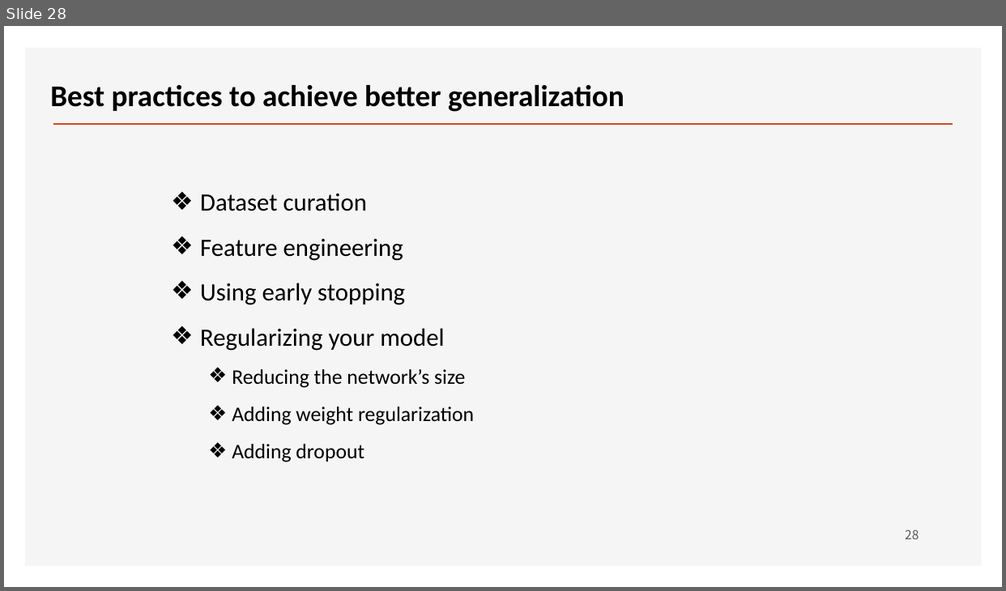
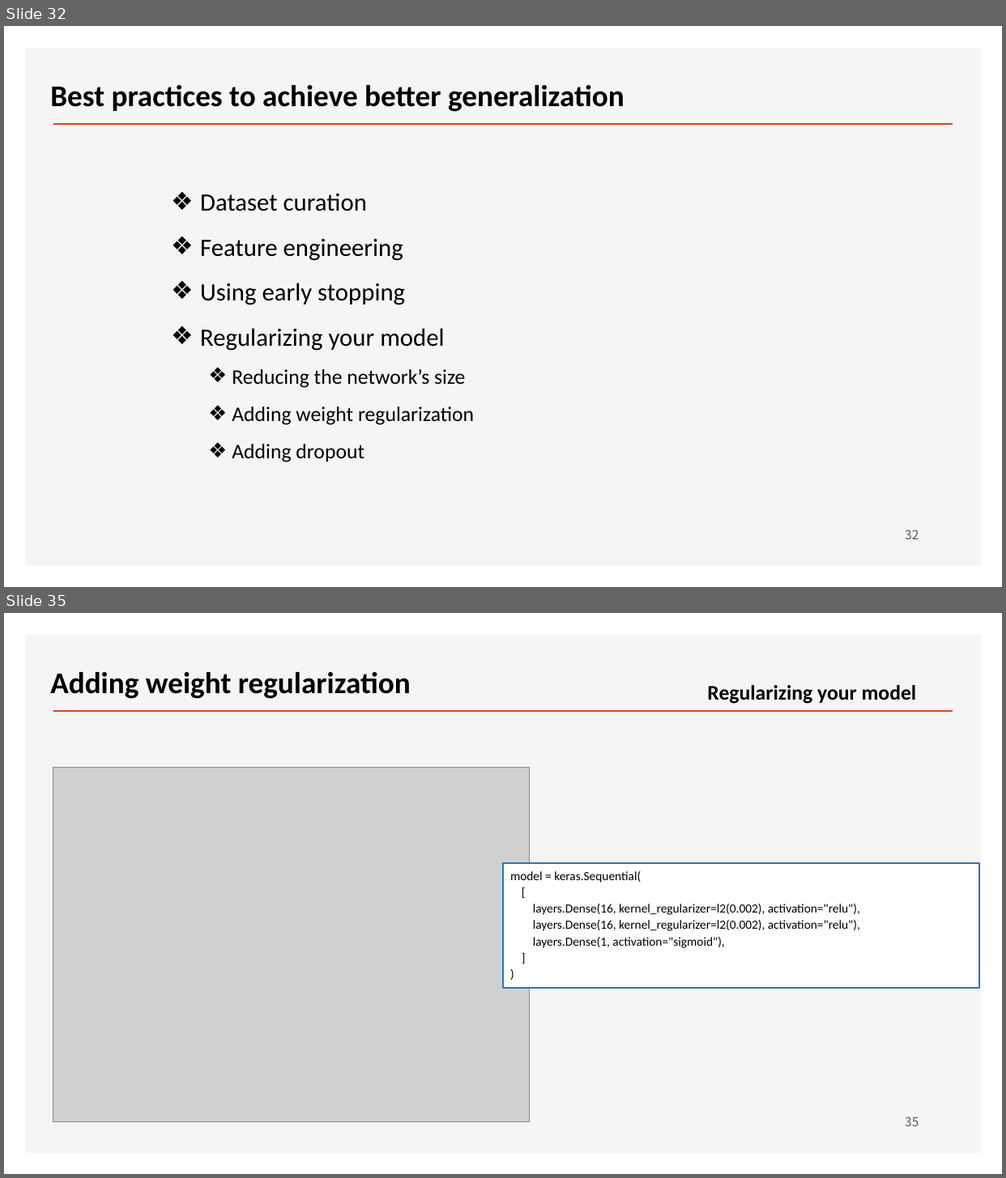
Before and after one commit to ancestor9/2026_Fall_Deep-Learning-with-Python, a slide deck: Chapter 05 Fundamentals of machine learning.pptx. Shown one above the other, each under a label of ours: slide 28 before the commit, slides 32 and 35 after it; the slides between them are not shown. The pictures are 1006x591 and 1006x1178 pixels, drawn with LibreOffice and Linux fonts; fonts in the diff are those of the drawing; grey boxes stand for pictures; background and template pictures are left out. Boxes give left, top, right and bottom in pixels: in the first picture for what was removed or moved away, otherwise in the second. Text is boxed around its words. In the diff, an @@ line names an element or a change of style, - is before the commit and + after.

```diff
--- a/Chapter 05 Fundamentals of machine learning.pptx
+++ b/Chapter 05 Fundamentals of machine learning.pptx
@@ slide 35 added at [4,613,1002,1174], background #FFFFFF; not listed: 2 template elements that a slide beside it also shows @@
@@ text added at [50,672,411,699], 29 pt, text #000000, bold @@
+Adding weight regularization
@@ text added at [707,685,917,704], 20 pt, text #000000, bold @@
+  Regularizing your model
@@ picture added at [53,767,529,1122] @@
@@ rectangle added at [503,863,979,988], fill #FFFFFF, outline #2E75B6 1.5 pt, 12 pt, text #000000 @@
+model = keras.Sequential(
+[
+layers.Dense(16, kernel_regularizer=l2(0.002), activation="relu"),
+layers.Dense(16, kernel_regularizer=l2(0.002), activation="relu"),
+layers.Dense(1, activation="sigmoid"),
+]
+)
@@ page number added at [905,1117,918,1127], 12 pt, text #595959 @@
+35
@@ what was slide 28 is now slide 32 @@
@@ page number at [905,530,918,540]: text changed @@
-28
+32
```
Also in this commit, not shown: 2 slides changed, 7 other slides added.
